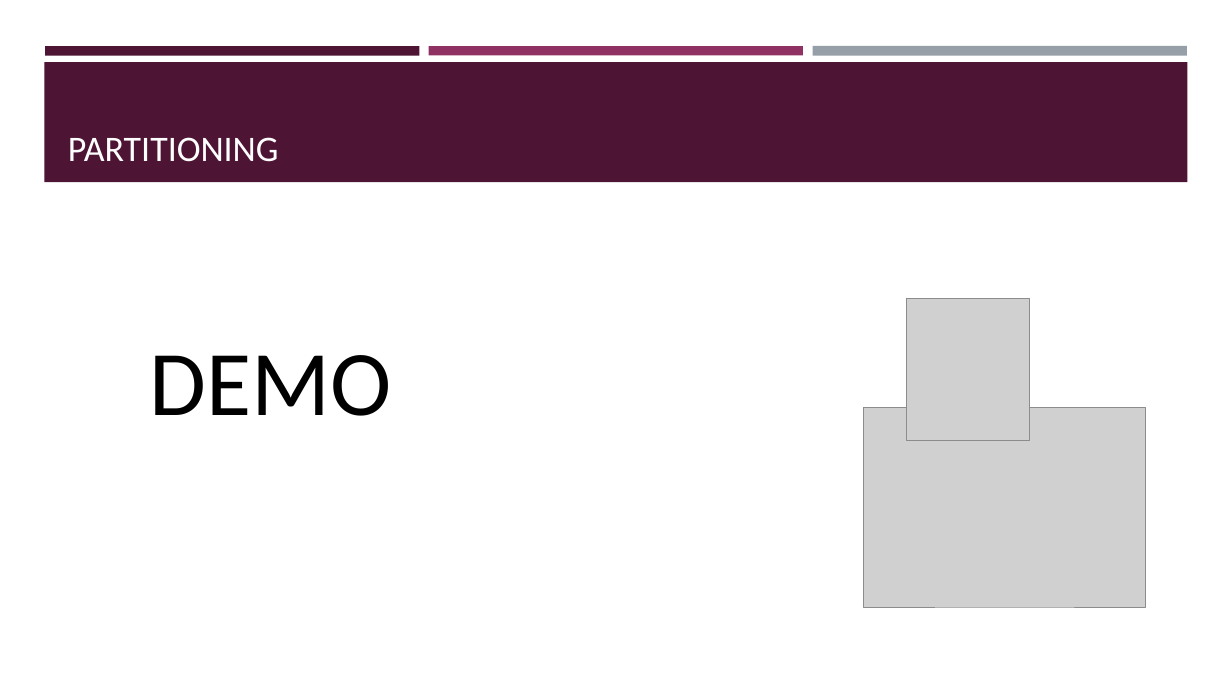
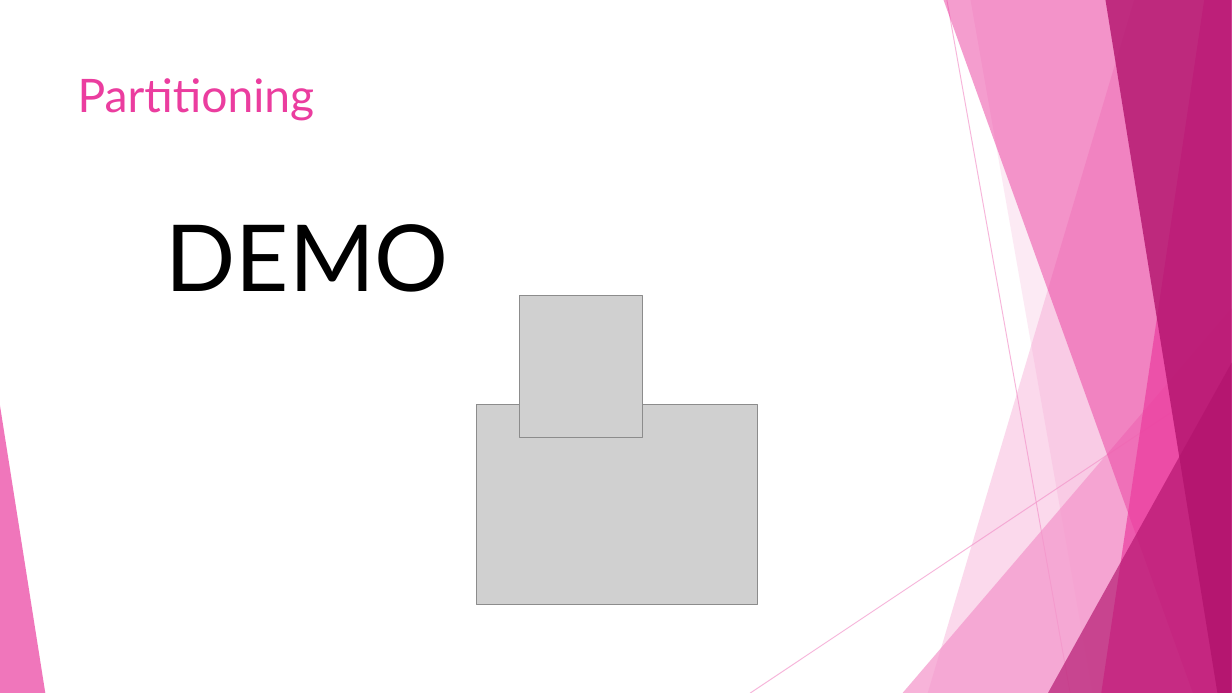
Before and after one commit to sqltran/SevenAwesomeSQLFeatures, a slide deck: slide 33 of AwesomeFreeSQLServerFeatures.pptx (slide 29 before the commit). Drawn at 1232x693 pixels with LibreOffice and Linux fonts; fonts in the diff are those of the drawing; grey boxes stand for pictures. Boxes give left, top, right and bottom in pixels: in the first picture for what was removed or moved away, otherwise in the second. Text is boxed around its words. In the diff, an @@ line names an element or a change of style, - is before the commit and + after.

Commit message:
Chage presentation theme and fixup.

```diff
--- a/AwesomeFreeSQLServerFeatures.pptx
+++ b/AwesomeFreeSQLServerFeatures.pptx
@@ rectangle removed at box(45, 46, 420, 55) @@
@@ rectangle removed at box(429, 46, 803, 55) @@
@@ rectangle removed at box(812, 46, 1187, 56) @@
@@ rectangle removed at box(44, 62, 1188, 182) @@
@@ title "Partitioning" at box(78, 78, 314, 121): vertical alignment bottom to top @@
@@ title at box(78, 78, 314, 121): text changed; size 28 to 36 pt; font Calibri to Lato; text colour #FFFFFF to #EB3D9F @@
-PARTITIONING
+Partitioning
@@ text "DEMO": place and size @@
-text "DEMO" at box(150, 355, 392, 416)
+text "DEMO" at box(166, 224, 449, 292)
@@ text "DEMO" at box(166, 224, 449, 292): font Calibri to Lato @@
@@ picture: place and size @@
-picture at box(907, 299, 1030, 441)
+picture at box(519, 296, 642, 438)
@@ group added at box(0, 0, 1232, 693): 5 freeform shapes, 3 triangles, 2 lines @@
@@ picture: place and size @@
-picture at box(864, 408, 1146, 607)
+picture at box(477, 405, 759, 604)
```
Also in this commit, not shown: 32 other slides changed, 4 slides added.
